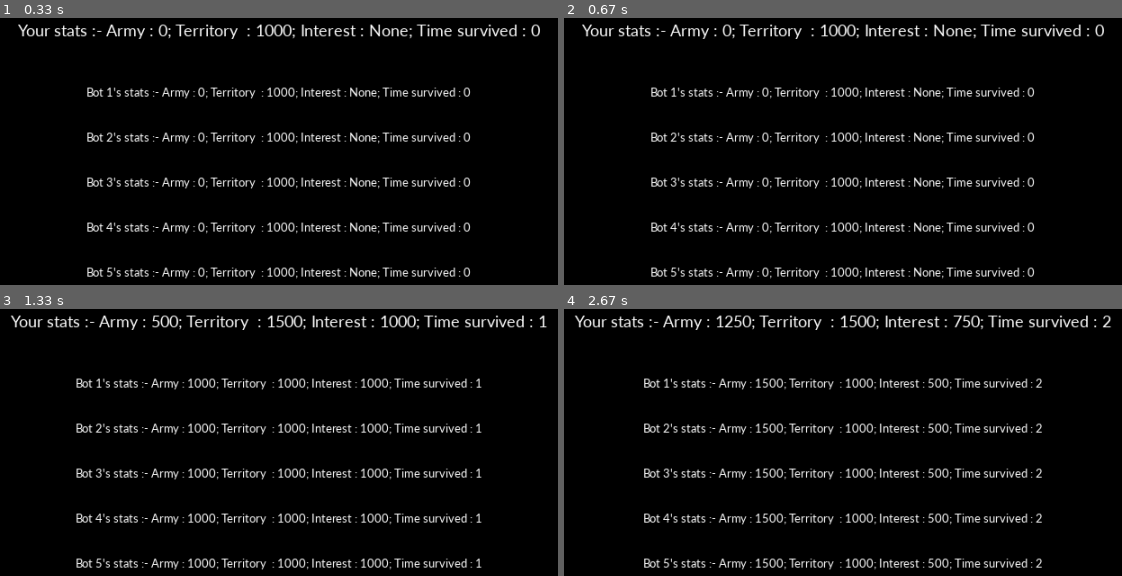
Above: before the commit, frames 1-4 (two rows, left to right).
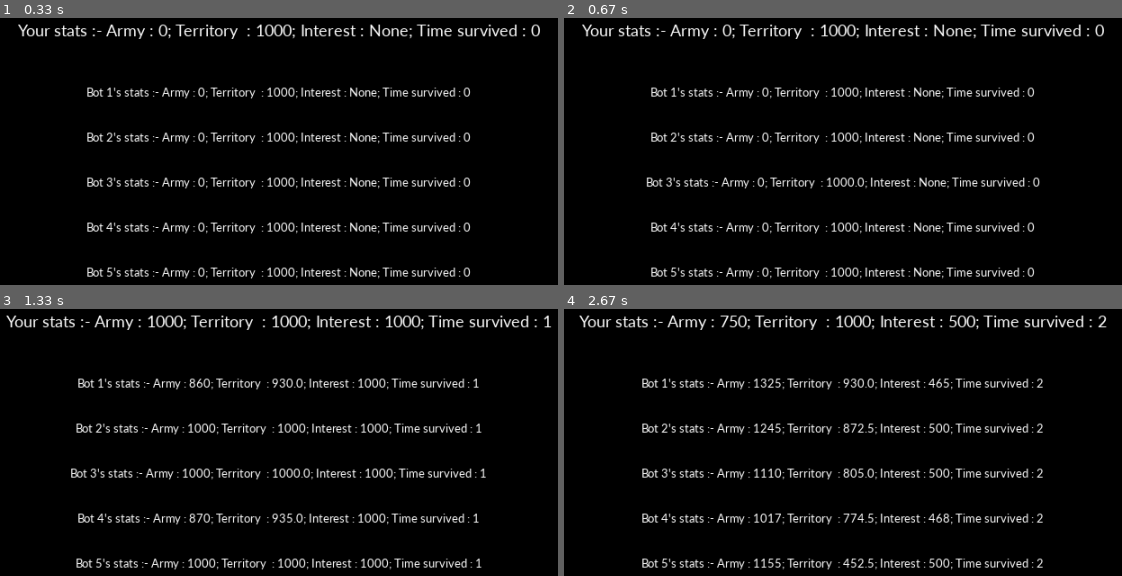
Above: after the commit, the same moments.

Repository: Manan-200/Python
Game: pygame game, started from Games/Stratedy_game/strategy_game_with_pygame.py
Same seed, same stepped clock (60 frames per second), same inputs: the game is played once before the commit and once after it.
Inputs (mouse positions are in pixels of both pictures, inside the frame that each line leads up to):
- Up to frame 1 (0.33 s): no input
- Up to frame 2 (0.67 s): tap A at 0.33 s
- Up to frame 3 (1.33 s): press the mouse at (outside the picture) at 0.7 s; move the mouse to (507, 319) at 0.8 s; release the mouse at (outside the picture) at 0.93 s; hold E from 1 s (still down)
- Up to frame 4 (2.67 s): release E at 1.47 s; tap Enter at 1.5 s; press the mouse at (outside the picture) at 1.87 s; move the mouse to (outside the picture) at 1.97 s; release the mouse at (outside the picture) at 2.1 s; click (outside the picture) at 2.22 s; hold A from 2.5 s (still down)

Frame 1 is identical in both runs. In frame 2, 1.5% of the frame differs, in the area x 14-86%, y 59-65%; in frame 3, 7.6%; in frame 4, 9.9%, in the area x 1-99%, y 2-98%.

Commit message:
added attacking function

Diff:
--- a/Games/Stratedy_game/strategy_game_with_pygame.py
+++ b/Games/Stratedy_game/strategy_game_with_pygame.py
@@ -1,17 +1,19 @@
 import pygame
+import random
 
 pygame.font.init()
 player_font = pygame.font.SysFont("Calibri", 20)
 bot_font = pygame.font.SysFont("Calibri", 15)
 
 time_survived = 0
-available_territory = 10000
+tot_terr = 10000
 width, height = 1000, 700
 fps = 100
 counter = 0
 clock = pygame.time.Clock()
 key_cooldown = 0
 bots = []
+entities = []
 
 win = pygame.display.set_mode((width, height))
 pygame.display.set_caption("strategy game")
@@ -21,7 +23,7 @@
     territory_flag = False
 
     def __init__(self, ID):
-        self.id = ID
+        self.ID = ID
         self.army = 0
         self.territory = 1000
         self.interest = None
@@ -34,18 +36,21 @@
         self.player_stats = player_font.render(f"Your stats :- Army : {self.army}; Territory  : {self.territory}; Interest : {self.interest}; Time survived : {round(time_survived)}", 1, (255, 255, 255))
         win.blit(self.player_stats, (width/2 - self.player_stats.get_width()/2, height/2 - self.player_stats.get_height()/2))
 
-    def expand(self, percent):
-        global available_territory
-        army_per = round(self.army*percent/100)
-        while available_territory - army_per < 0:
+    def expand(self, per):
+        army_per = round(self.army*per/100)
+        while available_terr - army_per < 0:
             army_per -= 1
         self.territory += army_per
         self.army -= army_per
-        #bot_1.army -= 10
-        available_territory -= army_per
 
+    def attack(self, enemy, per):
+        army_per = round(self.army*per/100)
+        while enemy.territory - army_per/2 < 0:
+            army_per -= 1
+        enemy.territory -= army_per/2
+        self.army -= army_per
 
-    def draw_percent_bar(self):
+    def draw_per_bar(self):
         redbarRect = pygame.Rect(840, 300, 20, 100)
         bluebarRect = pygame.Rect(840, self.bluebar_y_val, 20, 5)
         if pygame.mouse.get_pos()[0] >= 840 and pygame.mouse.get_pos()[0] <= 860 and pygame.mouse.get_pos()[1] >= 300 and pygame.mouse.get_pos()[1] <= 400 and pygame.mouse.get_pressed(num_buttons = 3):
@@ -56,16 +61,44 @@
 
 class Bot(Player):
     def draw(self):
-        self.bot_stats = bot_font.render(f"Bot {self.id}'s stats :- Army : {self.army}; Territory  : {self.territory}; Interest : {self.interest}; Time survived : {round(time_survived)}", 1, (255, 255, 255))
-        win.blit(self.bot_stats, (width/2 - self.bot_stats.get_width()/2, height/2 + player.player_stats.get_height()/2 + self.id*50))
+        self.bot_stats = bot_font.render(f"Bot {self.ID}'s stats :- Army : {self.army}; Territory  : {self.territory}; Interest : {self.interest}; Time survived : {round(time_survived)}", 1, (255, 255, 255))
+        win.blit(self.bot_stats, (width/2 - self.bot_stats.get_width()/2, height/2 + player.player_stats.get_height()/2 + self.ID*50))
+
+    def attack(self):
+        #Randomly selecting an entity to attack
+        enemy_ID = self.ID
+        while enemy_ID != self.ID:
+            enemy_ID = random.randint(0, len(entities) + 1)
+        for entity in entities:
+            if entity.ID == enemy_ID:
+                enemy = entity
+        #Calculating the percentage of army to attack
+        if self.army < enemy.army:
+            per = random.randint(1, 21)
+        elif self.army > enemy.army:
+            per = random.randint(21, 71)
+        elif self.army == enemy.army:
+            per = random.randint(10, 31)
+        #Attacking
+        army_per = round(self.army*per/100)
+        while enemy.territory - army_per/2 < 0:
+            army_per -= 1
+        enemy.territory -= army_per/2
+        self.army -= army_per
+
 
 
 player = Player(0)
+entities.append(player)
 for i in range(1, 6):
     bot = Bot(i)
     bots.append(bot)
+    entities.append(bot)
 
-while True:
+
+
+running = True
+while running:
 
     clock.tick(fps)
 
@@ -74,23 +107,33 @@
 
     for event in pygame.event.get():
         if event.type == pygame.QUIT:
-            quit()
-
-    keys = pygame.key.get_pressed()
-    if keys[pygame.K_e] and key_cooldown <= var:
-        key_cooldown += 1
-        player.expand(50)
+            running = False
+        if event.type == pygame.KEYDOWN:
+            if event.key == pygame.K_e:
+                player.expand(50)
+            if event.key == pygame.K_a:
+                player.attack(random.choice(bots), 50)
 
     if var % 1 == 0:  #is similar to time.delay(1) so that the whole program doesn't have to wait 1 second
         time_survived += 1
         player.handle_interest()
         for bot in bots:
-            bot.handle_interest()
+            if bot.territory == 0:
+                bots.remove(bot)
+            else:
+                bot.handle_interest()
+                choice = random.randint(1, 2)
+                if choice == 1:
+                    bot.attack()
+
+    bots_terr = 0
+    for bot in bots:
+        bots_terr += bot.territory
+    available_terr = tot_terr - (player.territory + bots_terr)
 
     win.fill((0, 0, 0))
     player.draw()
     for bot in bots:
         bot.draw()
-    #player.draw_percent_bar()
 
     pygame.display.update()
